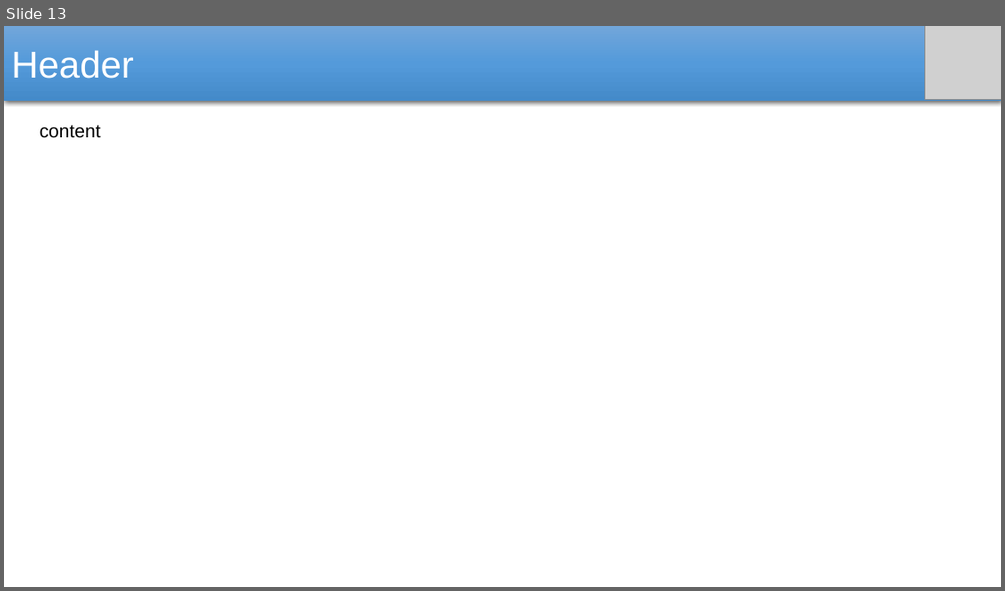
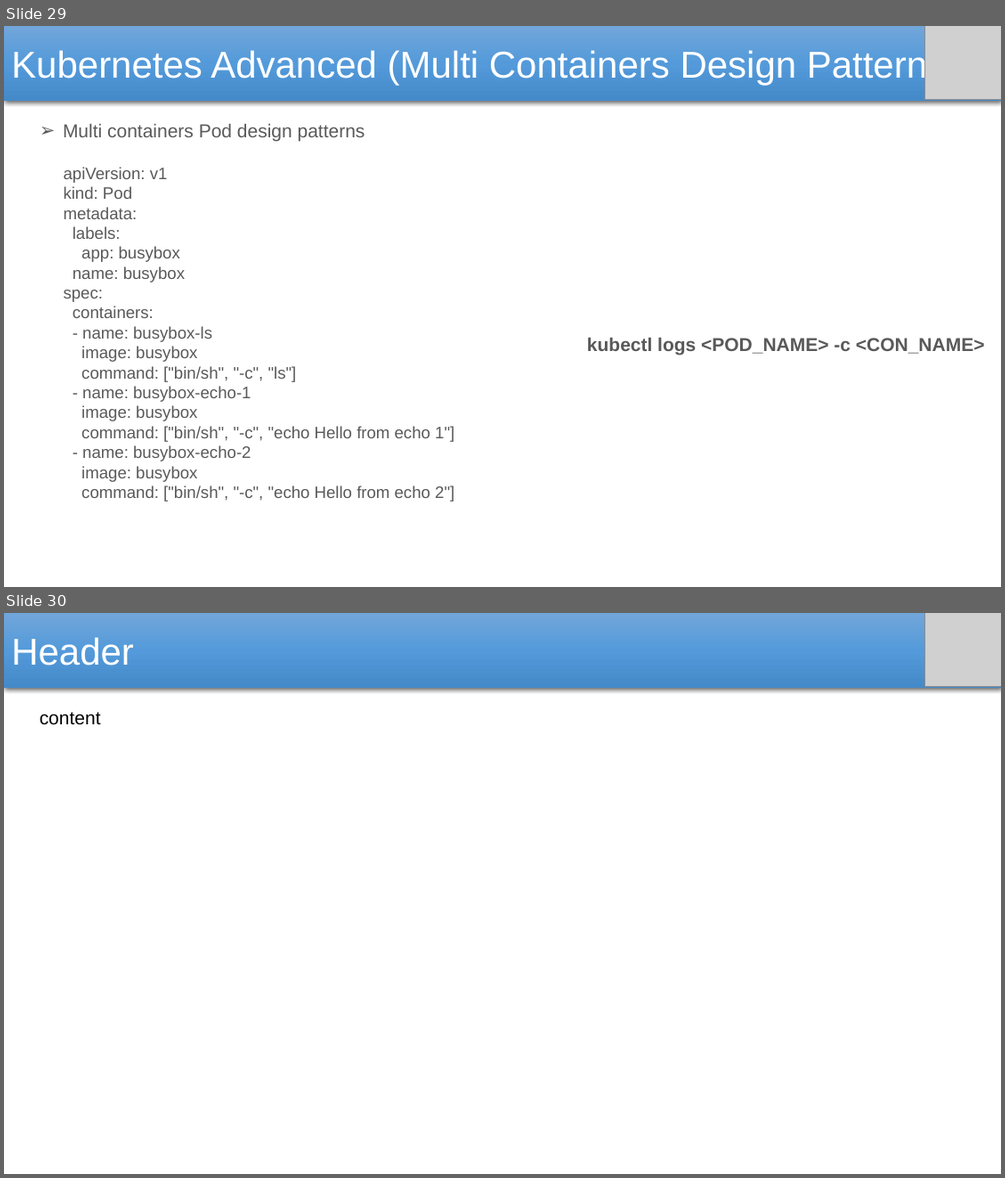
Before and after one commit to SubhadeepSen/Kubernetes-Learning, a slide deck: Kubernetes.pptx. Shown one above the other, each under a label of ours: slide 13 before the commit, slides 29 and 30 after it. The pictures are 1005x591 and 1005x1178 pixels, drawn with LibreOffice and Linux fonts; fonts in the diff are those of the drawing; grey boxes stand for pictures. Boxes give left, top, right and bottom in pixels: in the first picture for what was removed or moved away, otherwise in the second. Text is boxed around its words. In the diff, an @@ line names an element or a change of style, - is before the commit and + after.

Commit message:
resource requirement and multicontainers pod

```diff
--- a/Kubernetes.pptx
+++ b/Kubernetes.pptx
@@ slide 29 added at <box>4,26,1001,587</box>, background #FFFFFF @@
@@ rectangle added at <box>4,26,1001,101</box>, fill gradient #71A6DB to #559BDB to #448ACA, 36 pt, text #FFFFFF @@
+Kubernetes Advanced (Multi Containers Design Pattern)
@@ picture added at <box>925,26,1001,99</box> @@
@@ text added at <box>63,124,365,141</box>, 18 pt, text #595959 @@
+➢ Multi containers Pod design patterns
@@ text added at <box>64,167,454,501</box>, 16 pt, text #595959 @@
+apiVersion: v1
+kind: Pod
+metadata:
+labels:
+app: busybox
+name: busybox
+spec:
+containers:
+- name: busybox-ls
+image: busybox
+command: ["bin/sh", "-c", "ls"]
+- name: busybox-echo-1
+image: busybox
+command: ["bin/sh", "-c", "echo Hello from echo 1"]
+- name: busybox-echo-2
+image: busybox
+command: ["bin/sh", "-c", "echo Hello from echo 2"]
@@ text added at <box>587,338,985,354</box>, 18 pt, text #595959, bold @@
+kubectl logs <POD_NAME> -c <CON_NAME>
@@ what was slide 13 is now slide 30 @@
```
Also in this commit, not shown: 6 slides changed, 16 other slides added, 2 other files.
